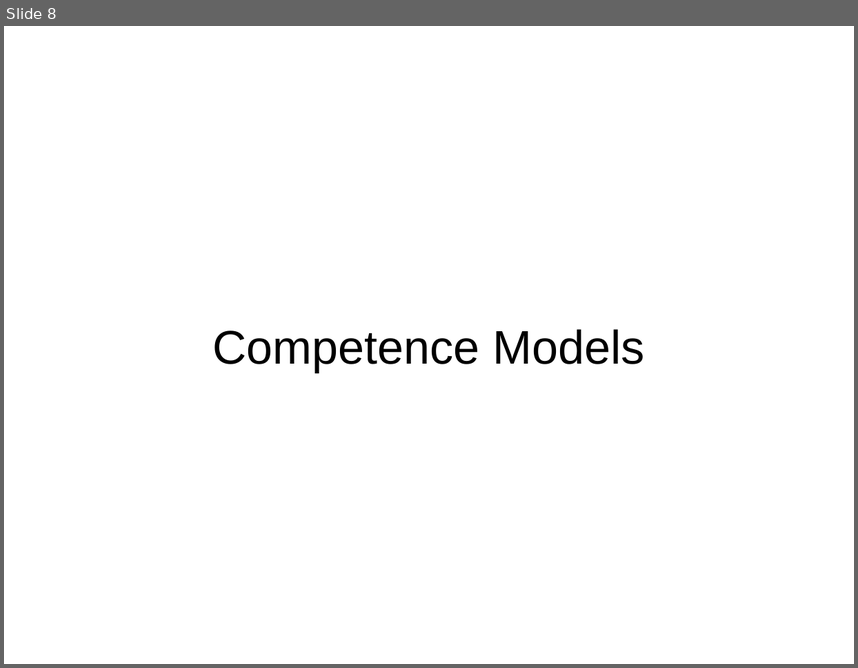
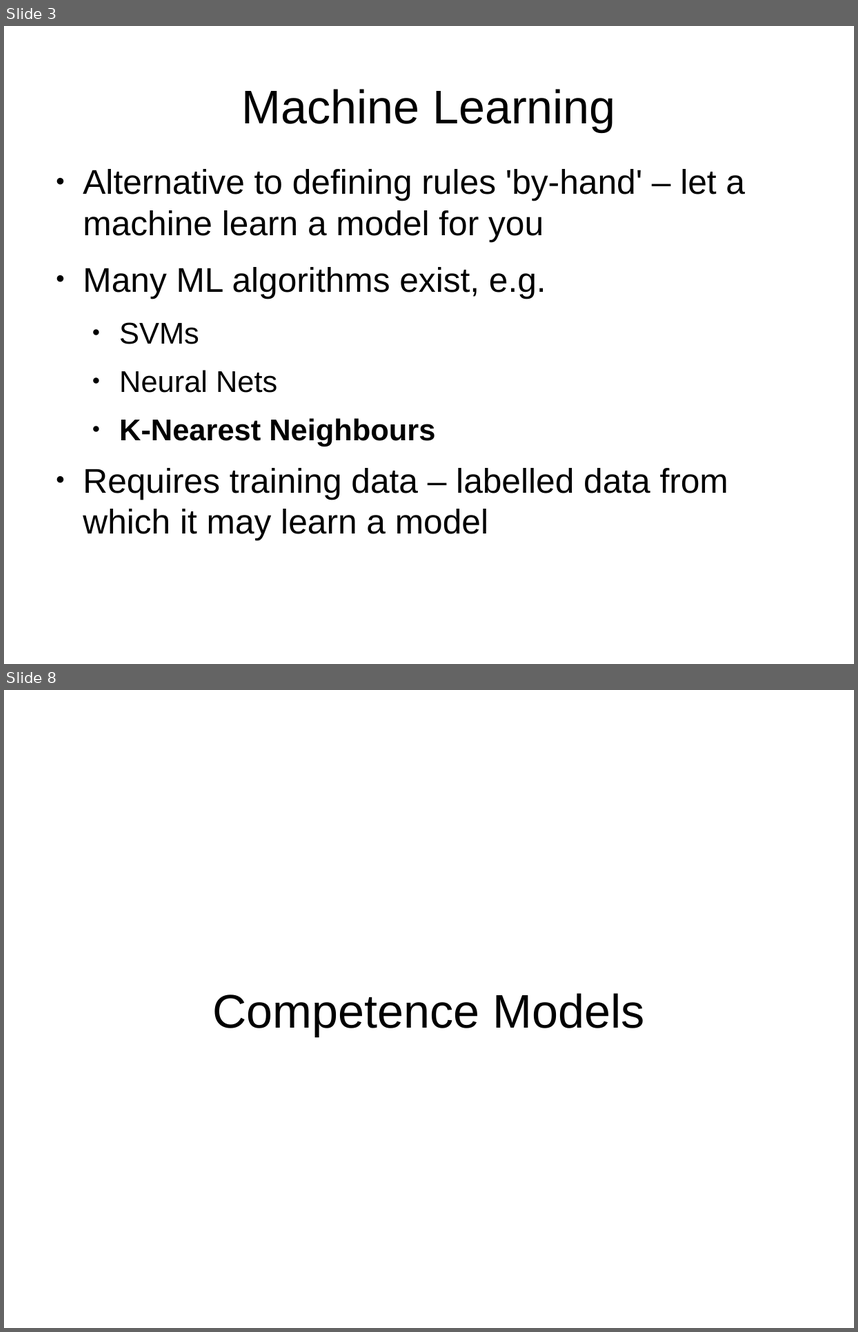
Before and after one commit to charlesmccarthyirl/FYP, a slide deck: Documentation/Demo Day/Presentation.odp. Shown one above the other, each under a label of ours: slide 8 before the commit, slides 3 and 8 after it; the slides between them are not shown. The pictures are 858x668 and 858x1332 pixels, drawn with LibreOffice and Linux fonts; fonts in the diff are those of the drawing. Boxes give left, top, right and bottom in pixels: in the first picture for what was removed or moved away, otherwise in the second. Text is boxed around its words. In the diff, an @@ line names an element or a change of style, - is before the commit and + after.

```diff
--- a/Documentation/Demo Day/Presentation.odp
+++ b/Documentation/Demo Day/Presentation.odp
@@ slide 3 added at [4,26,854,664], background #FFFFFF @@
@@ title added at [241,89,616,132], 44 pt, text #000000 @@
+Machine Learning
@@ text added at [83,169,745,540], 32 pt, text #000000 @@
+● Alternative to defining rules 'by-hand' – let a machine learn a model for you
+● Many ML algorithms exist, e.g.
+  ● SVMs
+  ● Neural Nets
+  ● K-Nearest Neighbours
+● Requires training data – labelled data from which it may learn a model
```
Also in this commit, not shown: 12 slides changed, 13 other slides added, 3 slides removed.
